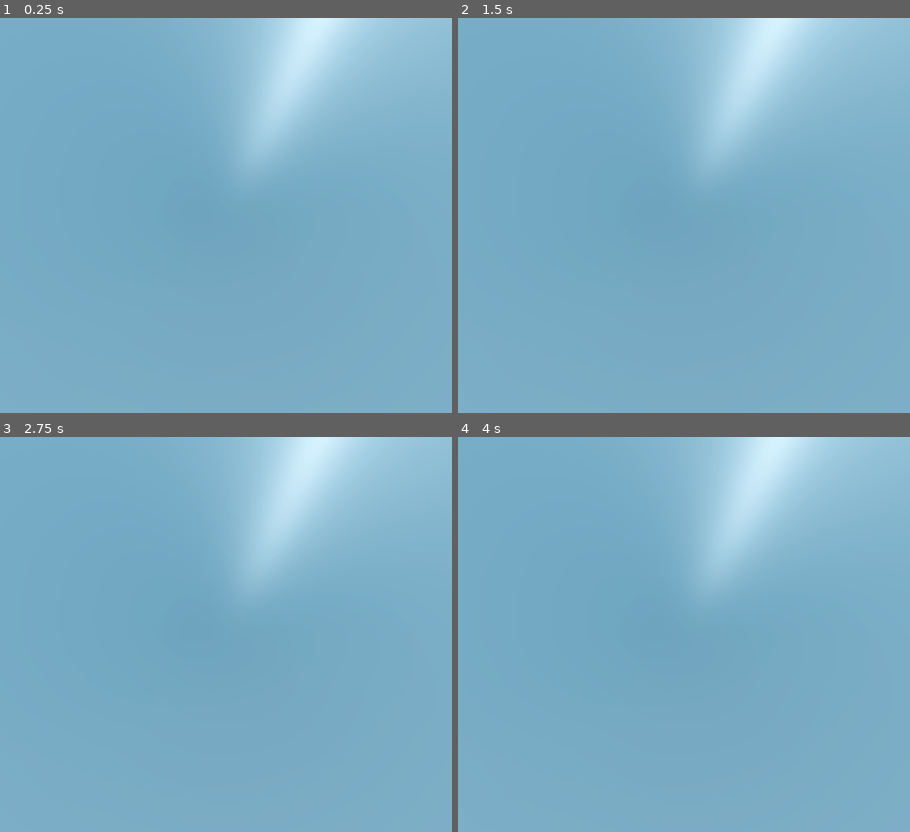
Above: before the commit, frames 1-4 (two rows, left to right).
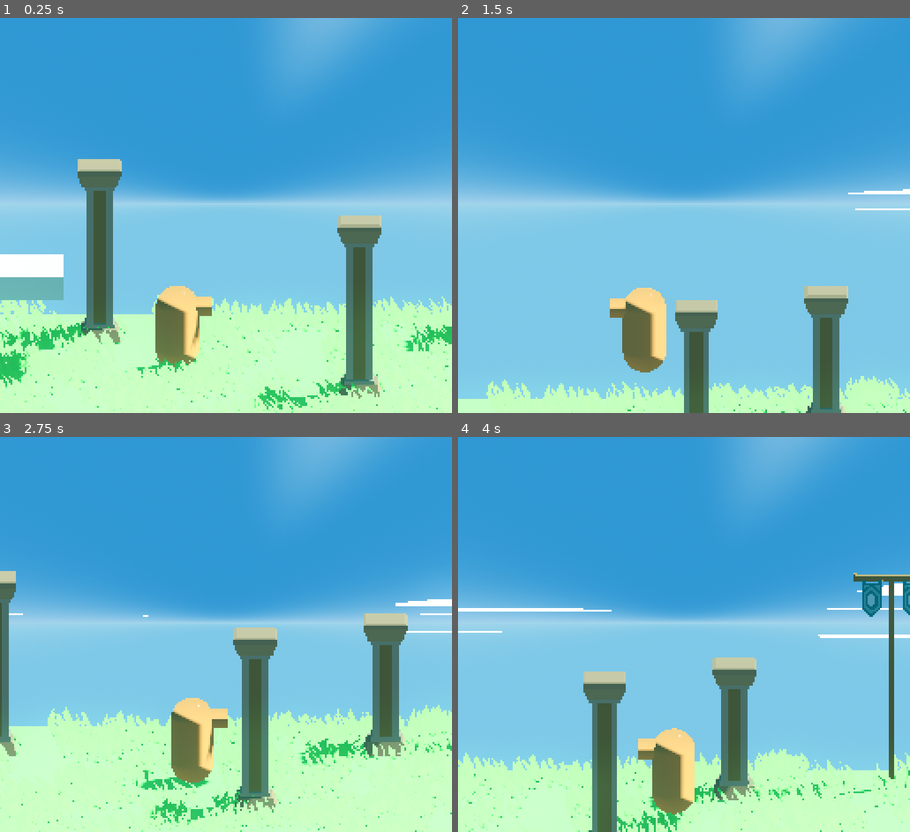
Above: after the commit, the same moments.

Repository: Studio-DIGS/project-monkey-bite
Game: Godot game, scene res://scenes/world.tscn
Same seed, same stepped clock (60 frames per second), same inputs: the game is played once before the commit and once after it. The project has no main scene, so this scene is started directly.
Inputs:
- Up to frame 1 (0.25 s): no input
- Up to frame 2 (1.5 s): hold D (right) 0.53-1.28 s; tap Space (jump) at 0.77 s; hold A (left) from 1.28 s (still down)
- Up to frame 3 (2.75 s): tap Space (jump) at 1.52 s; release A (left) at 2.03 s; hold D (right) from 2.03 s (still down)
- Up to frame 4 (4 s): tap Space (jump) at 3.02, 3.77 s; release D (right) at 3.53 s; hold A (left) from 3.53 s (still down)

The runs differ from the first frame. In frame 1, 99% of the frame differs, in the area x 0-100%, y 0-100%; in frame 2, 100%; in frame 3, 100%; in frame 4, 100%.

Commit message:
clouds that move

Diff:
--- a/scenes/world.tscn
+++ b/scenes/world.tscn
@@ -22,16 +22,141 @@
 albedo_texture = ExtResource("1_wqphu")
 uv1_triplanar = true
 
-[sub_resource type="ProceduralSkyMaterial" id="ProceduralSkyMaterial_5en72"]
-sky_top_color = Color(0.168627, 0.466667, 0.713726, 1)
-sky_horizon_color = Color(0.509804, 0.701961, 0.85098, 1)
-sky_curve = 0.0776449
-ground_bottom_color = Color(0.466667, 0.647059, 0.768627, 1)
-ground_horizon_color = Color(0.494118, 0.713726, 0.839216, 1)
-ground_curve = 0.0428708
+[sub_resource type="Shader" id="Shader_vd8ur"]
+code = "
+// NOTE: Shader automatically converted from Godot Engine 4.1.1.stable's ProceduralSkyMaterial.
+
+shader_type sky;
+render_mode use_debanding;
+
+uniform vec4 sky_top_color : source_color = vec4(0.385, 0.454, 0.55, 1.0);
+uniform vec4 sky_horizon_color : source_color = vec4(0.646, 0.656, 0.67, 1.0);
+uniform float sky_curve : hint_range(0, 1) = 0.15;
+uniform float sky_energy = 1.0; // In Lux.
+uniform sampler2D sky_cover : filter_linear, source_color, hint_default_black;
+uniform vec4 sky_cover_modulate : source_color = vec4(1.0, 1.0, 1.0, 1.0);
+uniform vec4 ground_bottom_color : source_color = vec4(0.2, 0.169, 0.133, 1.0);
+uniform vec4 ground_horizon_color : source_color = vec4(0.646, 0.656, 0.67, 1.0);
+uniform float ground_curve : hint_range(0, 1) = 0.02;
+uniform float ground_energy = 1.0;
+uniform float sun_angle_max = 30.0;
+uniform float sun_curve : hint_range(0, 1) = 0.15;
+
+uniform sampler2D cloud_texture;
+uniform sampler2D cloud_texture2;
+uniform vec2 cloud_direction;
+uniform vec2 cloud_direction2;
+uniform vec2 cloud_scale;
+uniform float cloud_distance;
+uniform float cloud_speed;
+uniform float cloud_speed2;
+
+void sky() {
+	float v_angle = acos(clamp(EYEDIR.y, -1.0, 1.0));
+	float c = (1.0 - v_angle / (PI * 0.5));
+	vec3 sky = mix(sky_horizon_color.rgb, sky_top_color.rgb, clamp(1.0 - pow(1.0 - c, 1.0 / sky_curve), 0.0, 1.0));
+	sky *= sky_energy;
+
+	if (LIGHT0_ENABLED) {
+		float sun_angle = acos(dot(LIGHT0_DIRECTION, EYEDIR));
+		if (sun_angle < LIGHT0_SIZE) {
+			sky = LIGHT0_COLOR * LIGHT0_ENERGY;
+		} else if (sun_angle < sun_angle_max) {
+			float c2 = (sun_angle - LIGHT0_SIZE) / (sun_angle_max - LIGHT0_SIZE);
+			sky = mix(LIGHT0_COLOR * LIGHT0_ENERGY, sky, clamp(1.0 - pow(1.0 - c2, 1.0 / sun_curve), 0.0, 1.0));
+		}
+	}
+
+	if (LIGHT1_ENABLED) {
+		float sun_angle = acos(dot(LIGHT1_DIRECTION, EYEDIR));
+		if (sun_angle < LIGHT1_SIZE) {
+			sky = LIGHT1_COLOR * LIGHT1_ENERGY;
+		} else if (sun_angle < sun_angle_max) {
+			float c2 = (sun_angle - LIGHT1_SIZE) / (sun_angle_max - LIGHT1_SIZE);
+			sky = mix(LIGHT1_COLOR * LIGHT1_ENERGY, sky, clamp(1.0 - pow(1.0 - c2, 1.0 / sun_curve), 0.0, 1.0));
+		}
+	}
+
+	if (LIGHT2_ENABLED) {
+		float sun_angle = acos(dot(LIGHT2_DIRECTION, EYEDIR));
+		if (sun_angle < LIGHT2_SIZE) {
+			sky = LIGHT2_COLOR * LIGHT2_ENERGY;
+		} else if (sun_angle < sun_angle_max) {
+			float c2 = (sun_angle - LIGHT2_SIZE) / (sun_angle_max - LIGHT2_SIZE);
+			sky = mix(LIGHT2_COLOR * LIGHT2_ENERGY, sky, clamp(1.0 - pow(1.0 - c2, 1.0 / sun_curve), 0.0, 1.0));
+		}
+	}
+
+	if (LIGHT3_ENABLED) {
+		float sun_angle = acos(dot(LIGHT3_DIRECTION, EYEDIR));
+		if (sun_angle < LIGHT3_SIZE) {
+			sky = LIGHT3_COLOR * LIGHT3_ENERGY;
+		} else if (sun_angle < sun_angle_max) {
+			float c2 = (sun_angle - LIGHT3_SIZE) / (sun_angle_max - LIGHT3_SIZE);
+			sky = mix(LIGHT3_COLOR * LIGHT3_ENERGY, sky, clamp(1.0 - pow(1.0 - c2, 1.0 / sun_curve), 0.0, 1.0));
+		}
+	}
+
+	vec4 sky_cover_texture = texture(sky_cover, SKY_COORDS);
+	sky += (sky_cover_texture.rgb * sky_cover_modulate.rgb) * sky_cover_texture.a * sky_cover_modulate.a * sky_energy;
+
+	c = (v_angle - (PI * 0.5)) / (PI * 0.5);
+	vec3 ground = mix(ground_horizon_color.rgb, ground_bottom_color.rgb, clamp(1.0 - pow(1.0 - c, 1.0 / ground_curve), 0.0, 1.0));
+	ground *= ground_energy;
+
+	vec2 sky_uv = EYEDIR.xz / EYEDIR.y;
+	float fps = floor(TIME * 2.0) * 0.05;
+	vec3 clouds = texture(cloud_texture, sky_uv * cloud_scale * cloud_direction * cloud_speed * fps).rgb - texture(cloud_texture2, sky_uv * cloud_scale * cloud_direction2 * cloud_speed2 * fps).rgb;
+	clouds = clouds - smoothstep(0.0, EYEDIR.y, cloud_distance);
+	clouds = step(0.3, clouds); // Toon shade
+	clouds = clamp(clouds, 0.0, 1.0);
+	sky += clouds;
+	ground += clouds;
+
+	COLOR = mix(ground, sky, step(0.0, EYEDIR.y));
+}
+"
+
+[sub_resource type="FastNoiseLite" id="FastNoiseLite_pndxn"]
+
+[sub_resource type="NoiseTexture2D" id="NoiseTexture2D_qe2md"]
+width = 1024
+height = 1024
+seamless = true
+noise = SubResource("FastNoiseLite_pndxn")
+
+[sub_resource type="FastNoiseLite" id="FastNoiseLite_h8mcs"]
+
+[sub_resource type="NoiseTexture2D" id="NoiseTexture2D_mfdm4"]
+width = 1024
+height = 1024
+seamless = true
+noise = SubResource("FastNoiseLite_h8mcs")
+
+[sub_resource type="ShaderMaterial" id="ShaderMaterial_v5xsb"]
+shader = SubResource("Shader_vd8ur")
+shader_parameter/sky_top_color = Color(0.168627, 0.466667, 0.713726, 1)
+shader_parameter/sky_horizon_color = Color(0.509804, 0.701961, 0.85098, 1)
+shader_parameter/sky_curve = 0.0776449
+shader_parameter/sky_energy = 1.0
+shader_parameter/sky_cover_modulate = Color(1, 1, 1, 1)
+shader_parameter/ground_bottom_color = Color(0.384314, 0.654902, 0.823529, 1)
+shader_parameter/ground_horizon_color = Color(0.494118, 0.713726, 0.839216, 1)
+shader_parameter/ground_curve = 0.0428708
+shader_parameter/ground_energy = 1.0
+shader_parameter/sun_angle_max = 0.523599
+shader_parameter/sun_curve = 0.375
+shader_parameter/cloud_direction = Vector2(0.47, 0.355)
+shader_parameter/cloud_direction2 = Vector2(1.585, 0.17)
+shader_parameter/cloud_scale = Vector2(0.04, 2.74)
+shader_parameter/cloud_distance = 0.0
+shader_parameter/cloud_speed = 0.05
+shader_parameter/cloud_speed2 = 0.125
+shader_parameter/cloud_texture = SubResource("NoiseTexture2D_qe2md")
+shader_parameter/cloud_texture2 = SubResource("NoiseTexture2D_mfdm4")
 
 [sub_resource type="Sky" id="Sky_xpkr3"]
-sky_material = SubResource("ProceduralSkyMaterial_5en72")
+sky_material = SubResource("ShaderMaterial_v5xsb")
 
 [sub_resource type="Environment" id="Environment_y8ynd"]
 background_mode = 2
@@ -319,12 +444,12 @@
 fov = 12.9
 size = 9.117
 far = 500.0
+post_processing = false
 camera_speed = 1.5
 look_ahead_distance = 2.5
 
 [node name="MultiMeshInstance3D" type="MultiMeshInstance3D" parent="."]
 transform = Transform3D(0.546197, 0, 0, 0, 0.179803, 0, 0, 0, 0.730208, 0, 0, 0)
-layers = 0
 material_override = SubResource("ShaderMaterial_ujfex")
 cast_shadow = 0
 multimesh = SubResource("MultiMesh_x6und")
Not shown: 1 places in scenes/world.tscn that only renumber resources
